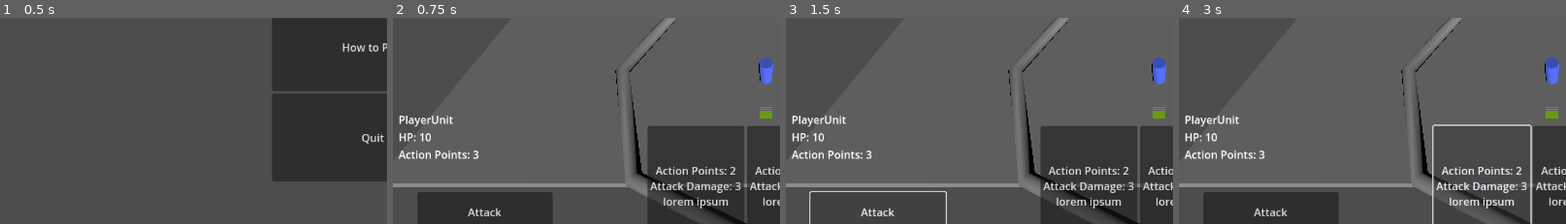
Above: before the commit, frames 1-4 (left to right).
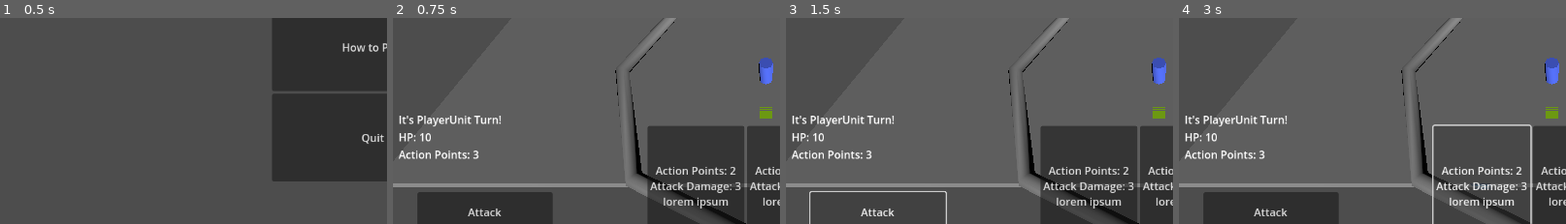
Above: after the commit, the same moments.

Repository: ValorZard/Priyanka-outdated
Game: Godot game, scene res://Scenes/MainMenu/MainMenu.tscn
The game is run twice, just before and just after one commit, with the same random seed, the same clock (stepped at 60 frames per second) and the same inputs. The engine's default icon, where the game draws it, is replaced by a stand-in: a white triangle on a blue panel in a dark square.
Inputs:
- Up to frame 1 (0.5 s): no input
- Up to frame 2 (0.75 s): click "Play!" at 0.5 s
- Up to frame 3 (1.5 s): click "Attack" at 1.25 s
- Up to frame 4 (3 s): click "Undo" at 2 s; click "Action Points: 2 Attack Damag…" at 2.75 s
The pictures show only the part of the screen within x 2-52%, y 41-90%; the shares and areas given below are measured in that part.

Frame 1 is identical in both runs. In frame 2, 0.6% of the frame differs, in the area x 2-28%, y 47-54%; in frame 3, 0.6%; in frame 4, 0.6%.

Commit message:
made input manager less fragile

Diff:
--- a/Scenes/test_scene.tscn
+++ b/Scenes/test_scene.tscn
@@ -20,10 +20,15 @@
 transform = Transform3D(1, 0, 0, 0, 0.642788, 0.766044, 0, -0.766044, 0.642788, 0, 20, 10)
 current = true
 
-[node name="InputManager" type="Control" parent="."]
+[node name="InputManager" type="Control" parent="." node_paths=PackedStringArray("game_board", "cursor", "camera3d", "turn_timer", "input_buffer_timer")]
 layout_mode = 3
 anchors_preset = 0
 script = ExtResource("2_blcx6")
+game_board = NodePath("..")
+cursor = NodePath("Cursor")
+camera3d = NodePath("../Camera3D")
+turn_timer = NodePath("../TurnTimer")
+input_buffer_timer = NodePath("../InputBufferTimer")
 
 [node name="Cursor" type="Sprite3D" parent="InputManager"]
 texture = ExtResource("5_7oytf")
@@ -112,6 +117,8 @@
 [node name="EnemyUnit6" parent="." instance=ExtResource("7_7icr8")]
 transform = Transform3D(1, 0, 0, 0, 1, 0, 0, 0, 1, -6.48176, 0.5, -25.9327)
 
-[node name="Timer" type="Timer" parent="."]
+[node name="TurnTimer" type="Timer" parent="."]
 wait_time = 0.25
 one_shot = true
+
+[node name="InputBufferTimer" type="Timer" parent="."]
--- a/UI/InputManager.gd
+++ b/UI/InputManager.gd
@@ -2,18 +2,19 @@
 
 class_name InputManager
 
-var game_board : GameBoard
-var cursor : Cursor
-var camera3d : Camera3D
-var turn_timer : Timer
+@export var game_board : GameBoard
+@export var cursor : Cursor
+@export var camera3d : Camera3D
+@export var turn_timer : Timer
+@export var input_buffer_timer : Timer
 
 var is_game_over : bool = false
 # Called when the node enters the scene tree for the first time.
 func _ready():
-	game_board = get_parent()
-	cursor = $Cursor
-	camera3d = $"../Camera3D"
-	turn_timer = $"../Timer"
+	#game_board = get_parent()
+	#cursor = $Cursor
+	#camera3d = $"../Camera3D"
+	#turn_timer = $"../TurnTimer"
 	$CardDeck.set_game_board(game_board)
 	$AttackButton.connect("button_up", do_current_unit_base_attack)
 	$UndoButton.connect("button_up", game_board.undo_command)
@@ -54,6 +55,8 @@
 func do_current_unit_base_attack():
 	game_board.do_attack(game_board.get_current_unit().base_attack_damage, game_board.get_current_unit().base_attack_action_point_cost)
 
+func update_ui():
+	$StatsLabel.text = str("It's ",game_board.get_current_unit().name, " Turn! \nHP: ", game_board.get_current_unit().health, "\nAction Points: ", game_board.get_current_unit().action_points)
 
 # Called every frame. 'delta' is the elapsed time since the previous frame.
 func _process(delta):
@@ -63,6 +66,7 @@
 		# once a unit has finished its turn, the next once can go
 		if turn_timer.is_stopped():
 			do_current_unit_actions()
+			update_ui()
 			# check if current unit is out of action points. If so, move on to the next unit
 			if game_board.get_current_unit().action_points <= 0:
 				game_board.go_to_next_unit()
@@ -73,4 +77,3 @@
 			game_board.log_event("Game Over!")
 			is_game_over = true
 		pass
-	$StatsLabel.text = str(game_board.get_current_unit().name, "\nHP: ", game_board.get_current_unit().health, "\nAction Points: ", game_board.get_current_unit().action_points)
